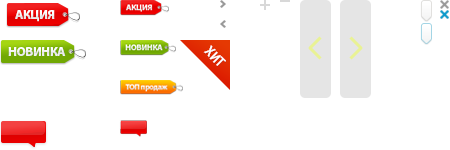
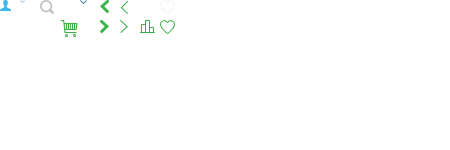
Before/after of a 450 x 150 layered artwork. What changed in the layer stack:
removed layer "ТОП продаж copy 2" over 120, 80, 183, 95
removed layer "Новинка copy 2" over 120, 40, 176, 56
removed layer "Акция copy 2" over 120, 0, 169, 16
removed layer "-10% copy 2" over 119, 120, 147, 137
removed layer "Layer 11" over 180, 40, 230, 90
removed layer "Новинка copy" over 0, 40, 86, 65
added group "Group 1" with 1 layers above "2" over 120, 20, 128, 33
added layer "2 copy" in group "Group 1" over 120, 20, 128, 33
added layer "2" above "left arrow copy" over 120, 0, 129, 14
added layer "left arrow copy" above "left arrow" over 100, 20, 109, 33
added layer "left arrow" above "Shape 324" over 100, 0, 109, 13
added layer "Shape 322 copy" above "Shape 322" over 161, 1, 174, 13
added layer "Shape 322" above "Rounded Rectangle 15 copy" over 161, 21, 174, 33
added layer "Rounded Rectangle 15 copy" above "Rounded Rectangle 15" over 140, 0, 155, 13
added layer "Rounded Rectangle 15" above "trolley copy 3" over 140, 20, 155, 33
renamed "Акция copy" to "trolley copy 3", painted on it over 6, 3, 80, 37
removed layer "-10% copy" over 0, 120, 48, 149
removed layer "Layer 9" over 420, 23, 432, 45
removed layer "Layer 10 copy" over 340, 0, 371, 98
removed layer "Layer 10" over 300, 0, 331, 98
removed layer "Layer 7" over 420, 0, 432, 22
added layer "trolley copy 2" above "Search" over 60, 4, 78, 17
added layer "Search" above "Shape 325" over 40, 0, 54, 14
added layer "Rectangle 15" above "Layer 4 copy" over 0, 0, 11, 11
…and 8 more changes (1 added, 7 removed)
